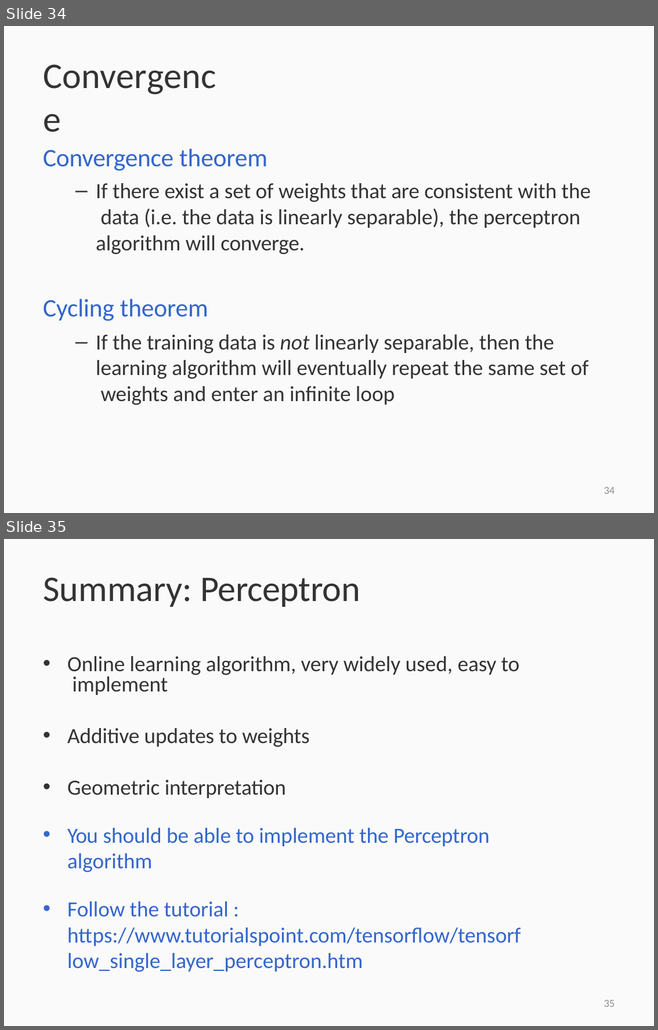
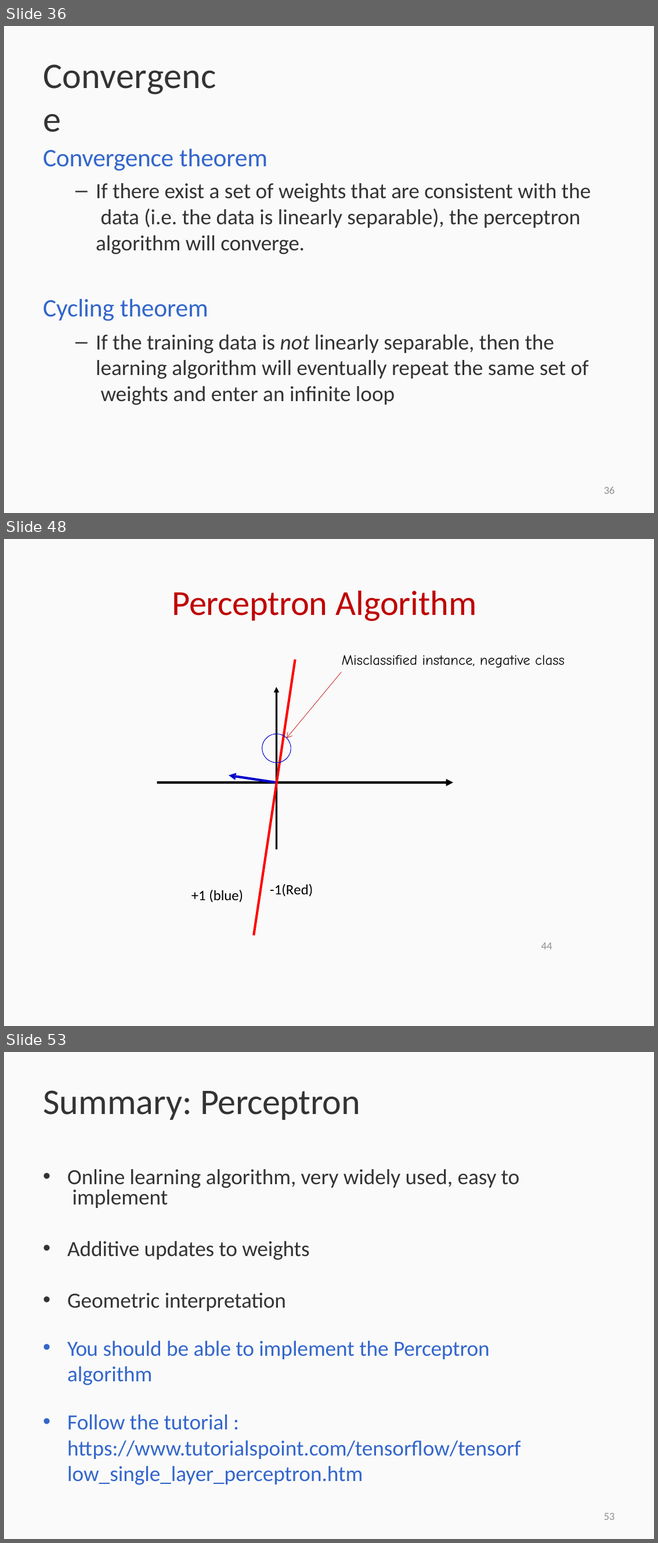
Before and after one commit to Suprajabhaskara2903/7th-sem, a slide deck: PE-3 NN&DL/unit1/NNDL_Lecture_2.pptx. Shown one above the other, each under a label of ours: slides 34 and 35 before the commit, slides 36, 48 and 53 after it; the slides between them are not shown. The pictures are 658x1030 and 658x1543 pixels, drawn with LibreOffice and Linux fonts; fonts in the diff are those of the drawing; background and template pictures are left out. Boxes give left, top, right and bottom in pixels: in the first picture for what was removed or moved away, otherwise in the second. Text is boxed around its words. In the diff, an @@ line names an element or a change of style, - is before the commit and + after.

```diff
--- a/PE-3 NN&DL/unit1/NNDL_Lecture_2.pptx
+++ b/PE-3 NN&DL/unit1/NNDL_Lecture_2.pptx
@@ slide 48 added at [4,539,654,1026], background #FFFFFF; not listed: 1 template element that a slide beside it also shows @@
@@ title added at [172,591,477,621], 38.8 pt, text #BF0000 @@
+Perceptron Algorithm
@@ text added at [342,655,564,668], 15.9 pt, text #000000 @@
+Misclassified instance, negative class
@@ group added at [229,659,341,935]: 4 freeform shapes @@
@@ freeform shape added at [157,687,453,849], fill #000000 @@
@@ text added at [270,884,313,897], 15.9 pt, text #000000 @@
+-1(Red)
@@ text added at [191,890,243,903], 15.9 pt, text #000000 @@
++1 (blue)
@@ text added at [541,943,552,950], 12 pt, text #8F8F8F @@
+44
@@ what was slide 34 is now slide 36 @@
@@ page number at [604,487,615,494]: text changed @@
-34
+36
@@ what was slide 35 is now slide 53 @@
@@ page number at [604,1513,615,1520]: text changed @@
-35
+53
```
Also in this commit, not shown: 17 other slides added, 23 other files.
